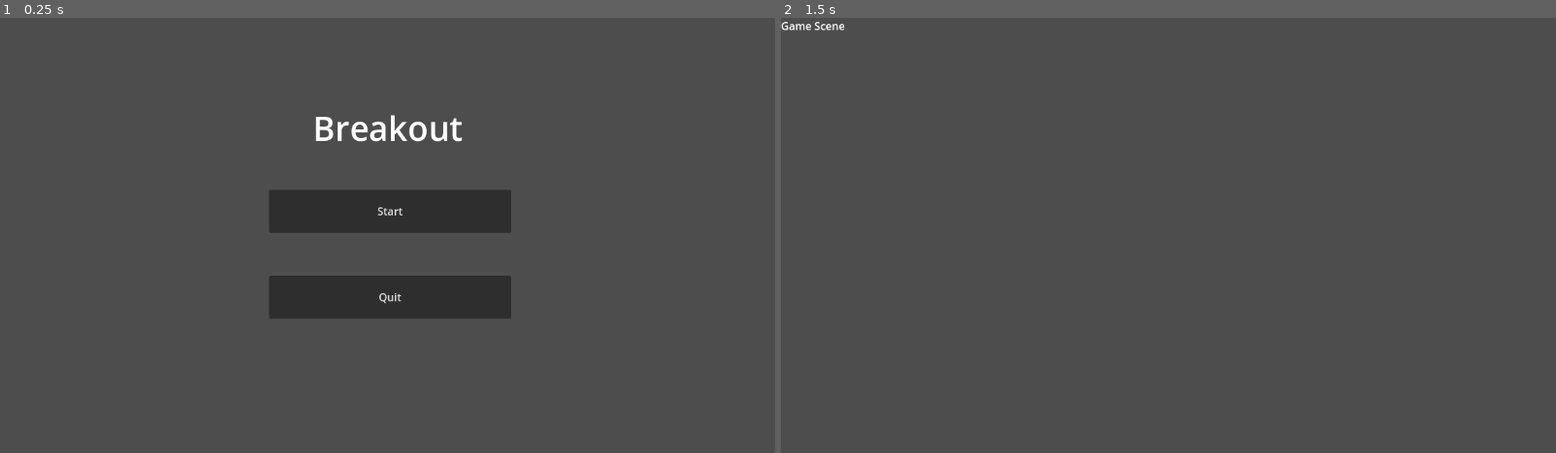
Above: before the commit, frames 1-2 (left to right).
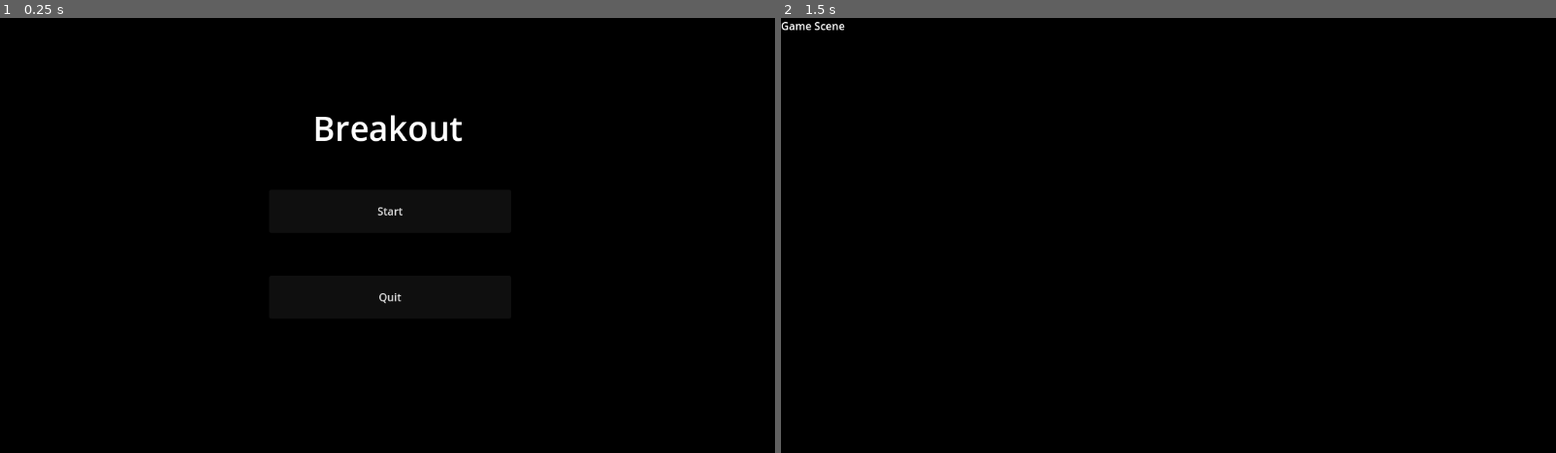
Above: after the commit, the same moments.

Repository: 5tupidmuffin/gd_breakout
Game: Godot game, scene res://scenes/menu/menu.tscn
The game is run twice, just before and just after one commit, with the same random seed, the same clock (stepped at 60 frames per second) and the same inputs.
Inputs:
- Up to frame 1 (0.25 s): no input
- Up to frame 2 (1.5 s): click "Start" at 0.5 s; tap Enter at 1.25 s

The runs differ from the first frame. In frame 1, 100% of the frame differs, in the area x 0-100%, y 0-100%; in frame 2, 100%.

Commit message:
added default background color

Diff:
--- a/scenes/menu/menu.gd
+++ b/scenes/menu/menu.gd
@@ -1,4 +1,8 @@
 extends Node2D
+
+
+func _ready() -> void:
+	RenderingServer.set_default_clear_color(Color.BLACK)
 
 
 func _on_start_pressed() -> void:
